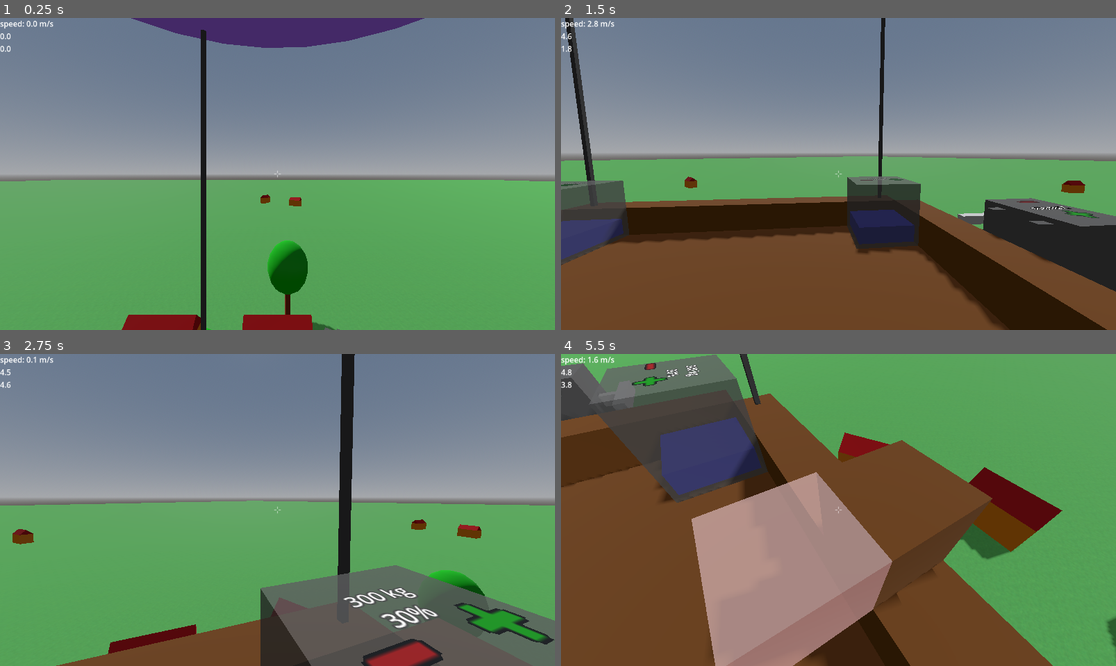
Above: before the commit, frames 1-4 (two rows, left to right).
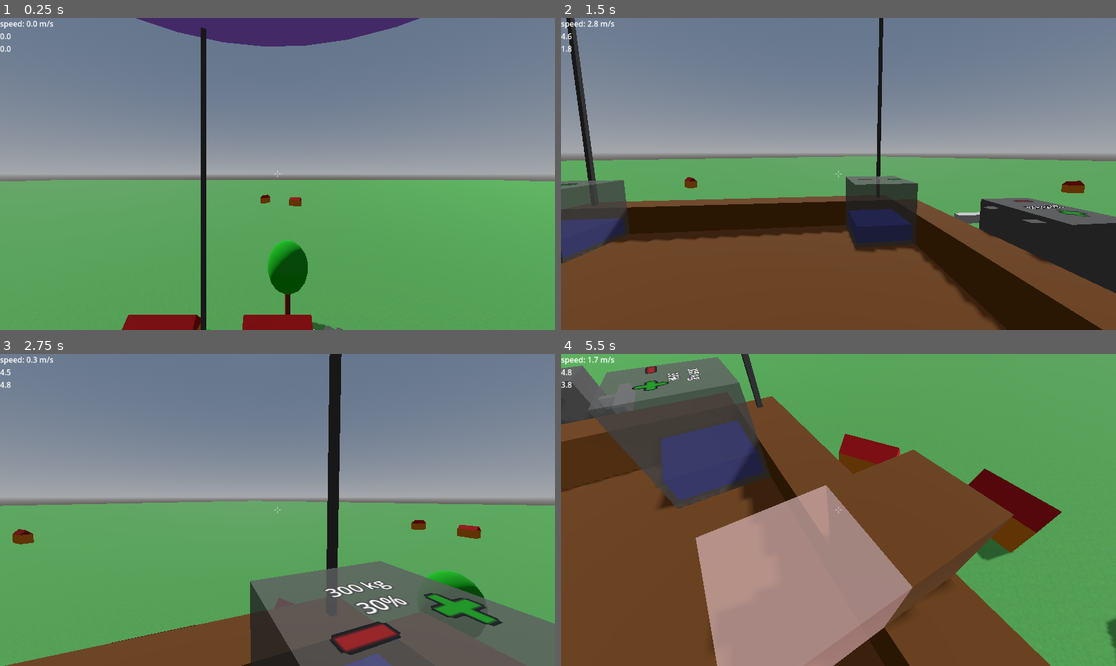
Above: after the commit, the same moments.

Repository: jmdejong/airships
Game: Godot game, scene res://scenes/world.tscn
Same seed, same stepped clock (60 frames per second), same inputs: the game is played once before the commit and once after it.
Inputs (mouse positions are in pixels of both pictures, inside the frame that each line leads up to):
- Up to frame 1 (0.25 s): no input
- Up to frame 2 (1.5 s): move the mouse to (960, 158) at 0.52 s; hold D (right) 0.53-1.28 s; click (960, 158) at 0.6 s; move the mouse to (810, 174) at 1.27 s; hold W (forwards) from 1.28 s (still down); tap Mouse wheel down (rotate_left) at 1.35 s
- Up to frame 3 (2.75 s): keep holding W (forwards); move the mouse to (288, 503) at 2.02 s; tap Mouse wheel up (rotate_right) at 2.1 s
- Up to frame 4 (5.5 s): move the mouse to (832, 516) at 2.77 s; tap Shift (sprint) at 2.85 s; click (832, 516) at 2.92 s; move the mouse to (877, 513) at 3.52 s; tap B (toggle_build) at 3.6 s; move the mouse to (1093, 391) at 4.27 s; release W (forwards) at 4.28 s; hold A (left) 4.28-5.03 s; tap G (toggle_gravity) at 4.35 s; click (1093, 391) at 4.42 s; move the mouse to (844, 510) at 5.02 s; hold W (forwards) from 5.03 s (still down); click (844, 510) at 5.1 s

The runs differ from the first frame. In frame 1, 0.3% of the frame differs, in the area x 23-77%, y 0-100%; in frame 2, 2.2%; in frame 3, 10%, in the area x 0-100%, y 0-100%; in frame 4, 8.3%.

Commit message:
accurate disconnecting

Diff:
--- a/code/airship.gd
+++ b/code/airship.gd
@@ -70,18 +70,24 @@
 				fringe.append(n)
 	#prints(all_components.size(), known.size())
 	var unconnected: Array[Component] = []
-	var holders: Dictionary[CompositeComponent, bool]
+	var parents: Dictionary[CompositeComponent, bool]
 	for c: Component in all_components:
 		if !known[c]:
 			unconnected.append(c)
-			c.remove()
+			var parent: CompositeComponent = c.get_parent()
+			parent.remove_child(c)
+			parents[parent] = true
+	for parent: CompositeComponent in parents.keys():
+		parent.recalculate()
 	if !unconnected.is_empty():
 		var new_ship: Airship = preload("res://scenes/airship.tscn").instantiate()
 		new_ship.transform = transform
-		get_parent().add_child(new_ship)
+		new_ship.linear_velocity = linear_velocity
+		new_ship.angular_velocity = angular_velocity
 		var new_components: CompositeComponent = new_ship.get_node("Components")
 		for c in unconnected:
-			new_components.add_component(c)
+			new_components.add_child(c)
+		get_parent().add_child(new_ship)
 
 func build_component(pos: Vector3, component: ComponentBlueprint, transform) -> void:
 	var comp_node: Component = component.create()
--- a/code/components/base_component.gd
+++ b/code/components/base_component.gd
@@ -22,14 +22,11 @@
 	c.transform = transform * c.transform
 	return [c]
 
-func remove() -> void:
+func destroy(_where: Vector3) -> void:
 	if get_parent() == null:
 		return
 	get_parent().remove_child(self)
 	changed.emit()
-
-func destroy(_where: Vector3) -> void:
-	remove()
 	queue_free()
 
 func all_components() -> Array[Component]:
--- a/code/components/composite.gd
+++ b/code/components/composite.gd
@@ -11,20 +11,23 @@
 var _forces: Array[Force]
 var component_cells: Dictionary[Vector2, Node3D]
 var ship: Airship
-var should_recalculate := true
+var should_recalculate := false
 
 func _ready() -> void:
 	for child in get_children():
 		child.ship = ship
 		child.changed.connect(recalculate)
-	recalculate()
+	_recalculate()
 
 func recalculate() -> void:
-	should_recalculate = true
-	await get_tree().create_timer(0.01).timeout
-	if should_recalculate:
-		should_recalculate = false
-		_recalculate()
+	if get_tree() == null:
+		return
+	_recalculate()
+	#should_recalculate = true
+	#await get_tree().create_timer(0.1).timeout
+	#if should_recalculate:
+		#should_recalculate = false
+		#_recalculate()
 
 func _recalculate() -> void:
 	_mass = 0
@@ -64,8 +67,6 @@
 		_center_of_volume /= _displaced_volume
 	changed.emit()
 
-
-
 func displaced_volume() -> float:
 	return _displaced_volume
 
@@ -90,6 +91,13 @@
 	component.changed.connect(recalculate)
 	recalculate()
 
+func add_components(components: Array[Component]) -> void:
+	for component: Component in components:
+		add_child(component)
+		component.ship = ship
+		component.changed.connect(recalculate)
+	recalculate()
+
 func all_components() -> Array[Component]:
 	var ac: Array[Component] = []
 	for c: Component in get_children():
--- a/code/components/wood_panel.gd
+++ b/code/components/wood_panel.gd
@@ -74,6 +74,8 @@
 	return p
 
 func destroy(where: Vector3) -> void:
+	if get_parent() == null:
+		return
 	var local_where: Vector3 = where * transform
 	var closest: Vector3
 	var closest_score: float = INF
@@ -82,6 +84,7 @@
 			if pos.distance_squared_to(local_where) < closest_score:
 				closest = pos
 				closest_score = pos.distance_squared_to(local_where)
+		var new_components: Array[Component] = []
 		for pos in _block_positions():
 			if pos == closest:
 				continue
@@ -89,8 +92,10 @@
 			clone.size = Vector3.ONE * Global.block_size
 			#clone.get_node().set_meta("component", clone)
 			clone.position = transform * pos
-			get_parent().add_component(clone)
-	remove()
+			new_components.append(clone)
+		get_parent().add_components(new_components)
+	get_parent().remove_child(self)
+	changed.emit()
 	queue_free()
 
 func _box_shape(size: Vector3) -> BoxShape3D:
--- a/code/records/physics_properties.gd
+++ /dev/null
@@ -1,24 +0,0 @@
-class_name PhysicsProperties
-extends Object
-
-
-var mass: float
-var displaced_volume: float
-var center_of_mass: Vector3
-var center_of_volume: Vector3
-
-func _init(mass: float, displaced_volume: float, center_of_mass: Vector3, center_of_volume: Vector3, forces: Array[Force] = []) -> void:
-	self.mass = mass
-	self.displaced_volume = displaced_volume
-	self.center_of_mass = center_of_mass
-	self.center_of_volume = center_of_volume
-
-static func uniform(volume: float, density: float, center: Vector3) -> PhysicsProperties:
-	return PhysicsProperties.new(volume * density, volume, center, center)
-
-func shapes() -> Array[CollisionShape3D]:
-	var s: Array[CollisionShape3D] = []
-	for child in get_children():
-		if child is CollisionShape3D:
-			s.append(child)
-	return s
Not shown, removed: code/records/physics_properties.gd.uid
